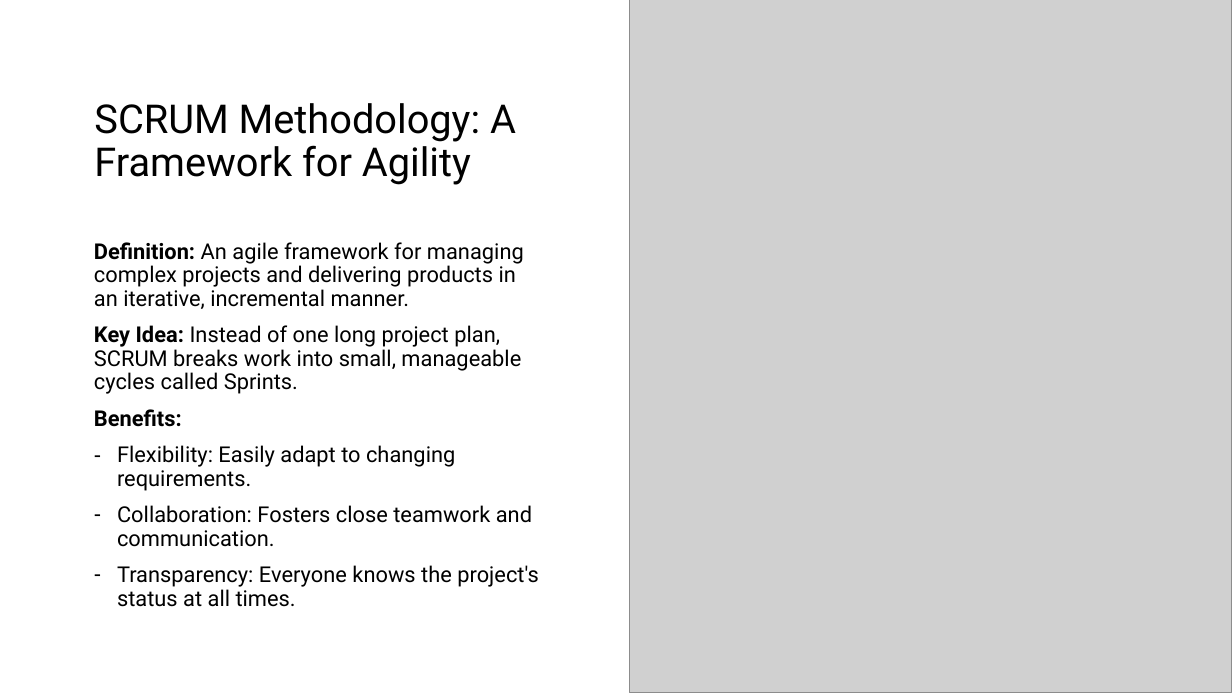
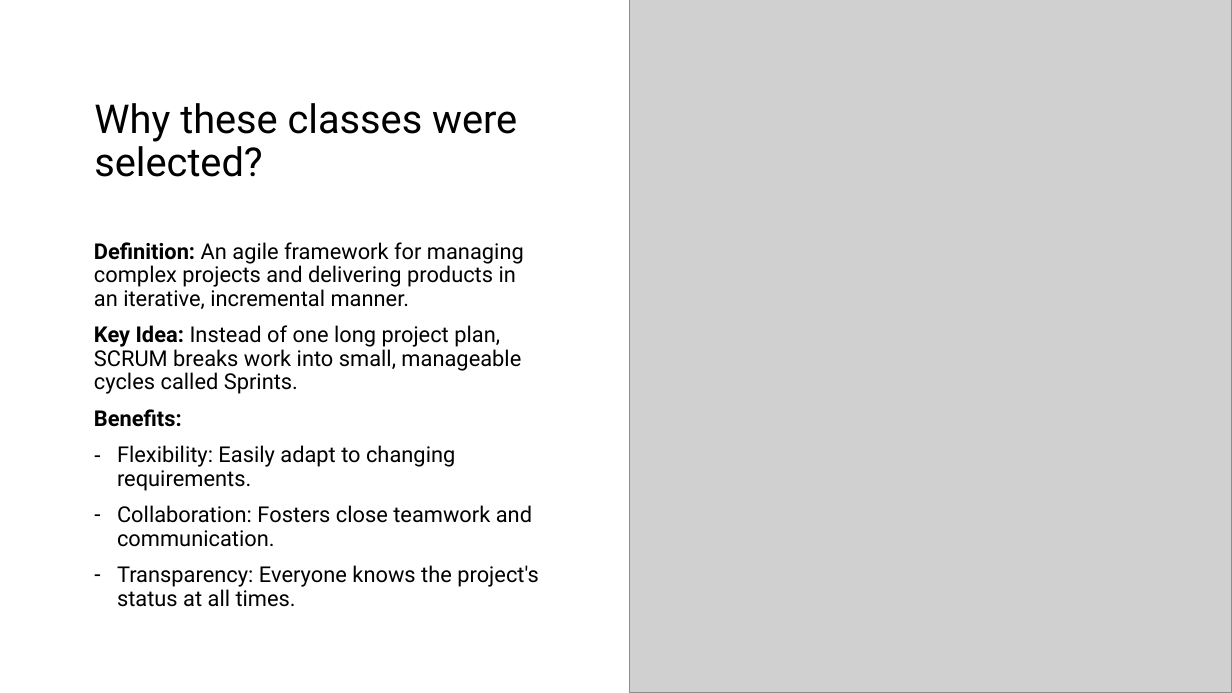
Before and after one commit to rtkaleb/Testing-Procedures-for-Operational-Issues, a slide deck: slide 4 of Sprint 1/Word/SCRUM, JSON, and CSV.pptx (slide 3 before the commit). Drawn at 1232x693 pixels with LibreOffice and Linux fonts; fonts in the diff are those of the drawing; grey boxes stand for pictures. Boxes give left, top, right and bottom in pixels: in the first picture for what was removed or moved away, otherwise in the second. Text is boxed around its words. In the diff, an @@ line names an element or a change of style, - is before the commit and + after.

```diff
--- a/Sprint 1/Word/SCRUM, JSON, and CSV.pptx
+++ b/Sprint 1/Word/SCRUM, JSON, and CSV.pptx
@@ title at bbox=[94, 103, 517, 177]: text changed @@
-SCRUM Methodology: A Framework for Agility
+Why these classes were selected?
```
Also in this commit, not shown: 2 other slides changed, 3 slides added, 2 other files.
